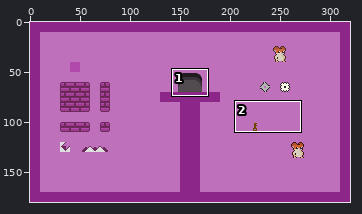
Pixel-art file -- ASSETS/teste.aseprite. Above, an overview of the earlier version with the close-up marked.
Close-up. Earlier state:
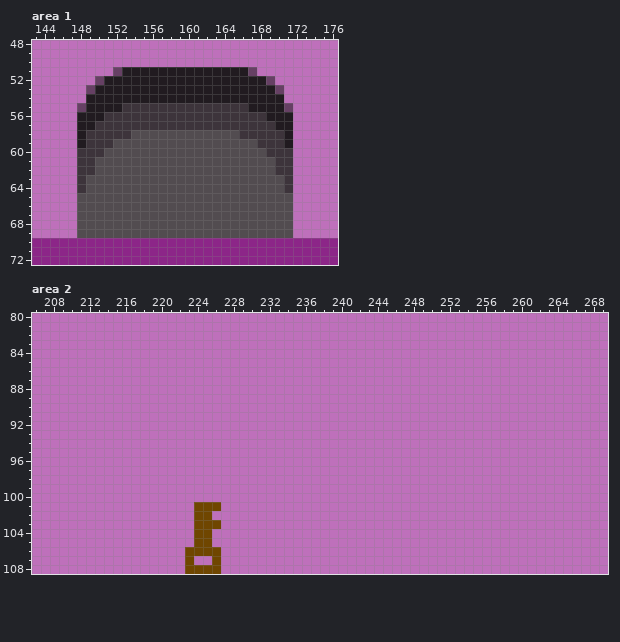
320x180 pixels, 1 frame. Colours within 5 levels of each other are drawn and written as one. Shown: area 1: x 143..176, y 48..72; area 2: x 206..269, y 80..108.
The result:
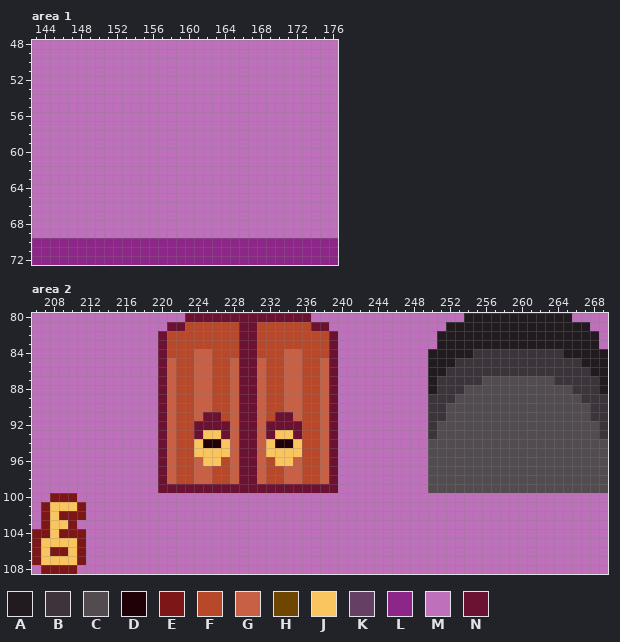
Palette (. is transparent): A #211b20  B #3d343b  C #524c50  D #1f0107  E #7d1717  F #b8482a  G #c76044  H #6f4600  J #fac55e  K #664064  L #8c2688  M #be70bb  N #6b1131
Changes in this commit:
Area 1, layer "Layer 2":
y 51: x 152..167 KAAAAAAAAAAAAAAK -> MMMMMMMMMMMMMMMM
y 52: x 150..169 KAAAAAAAAAAAAAAAAAAK -> MMMMMMMMMMMMMMMMMMMM
y 53: x 149..170 KAAAAAAAAAAAAAAAAAAAAK -> MMMMMMMMMMMMMMMMMMMMMM
y 54: x 149..170 AAAAAAAAAAAAAAAAAAAAAA -> MMMMMMMMMMMMMMMMMMMMMM
y 55: x 148..171 KAAAABBBBBBBBBBBBBBAAAAK -> MMMMMMMMMMMMMMMMMMMMMMMM
y 56: x 148..171 AAABBBBBBBBBBBBBBBBBBAAA -> MMMMMMMMMMMMMMMMMMMMMMMM
y 57: x 148..171 AABBBBBBBBBBBBBBBBBBBBAA -> MMMMMMMMMMMMMMMMMMMMMMMM
y 58: x 148..171 ABBBBBCCCCCCCCCCCCBBBBBA -> MMMMMMMMMMMMMMMMMMMMMMMM
y 59: x 148..171 ABBBCCCCCCCCCCCCCCCCBBBA -> MMMMMMMMMMMMMMMMMMMMMMMM
y 60: x 148..171 BBBCCCCCCCCCCCCCCCCCCBBB -> MMMMMMMMMMMMMMMMMMMMMMMM
y 61..62: x 148..171 BBCCCCCCCCCCCCCCCCCCCCBB -> MMMMMMMMMMMMMMMMMMMMMMMM
y 63..64: x 148..171 BCCCCCCCCCCCCCCCCCCCCCCB -> MMMMMMMMMMMMMMMMMMMMMMMM
y 65..69: x 148..171 CCCCCCCCCCCCCCCCCCCCCCCC -> MMMMMMMMMMMMMMMMMMMMMMMM
Area 2, layer "Layer 2":
y 80: x 223..236 MMMMMMMMMMMMMM -> NNNNNNNNNNNNNN; x 254..265 MMMMMMMMMMMM -> AAAAAAAAAAAA
y 81: x 221..238 MMMMMMMMMMMMMMMMMM -> NNFFFFFFNNFFFFFFNN; x 252..267 MMMMMMMMMMMMMMMM -> AAAAAAAAAAAAAAAA
y 82..83: x 220..239 MMMMMMMMMMMMMMMMMMMM -> NFFFFFFFFNNFFFFFFFFN; x 251..268 MMMMMMMMMMMMMMMMMM -> AAAAAAAAAAAAAAAAAA
y 84: x 220..239 MMMMMMMMMMMMMMMMMMMM -> NFFFGGFFFNNFFFGGFFFN; x 250..269 MMMMMMMMMMMMMMMMMMMM -> AAAAABBBBBBBBBBAAAAA
y 85: x 220..239 MMMMMMMMMMMMMMMMMMMM -> NGFFGGFFGNNGFFGGFFGN; x 250..269 MMMMMMMMMMMMMMMMMMMM -> AAABBBBBBBBBBBBBBAAA
y 86: x 220..239 MMMMMMMMMMMMMMMMMMMM -> NGFFGGFFGNNGFFGGFFGN; x 250..269 MMMMMMMMMMMMMMMMMMMM -> AABBBBBBBBBBBBBBBBAA
y 87: x 220..239 MMMMMMMMMMMMMMMMMMMM -> NGFFGGFFGNNGFFGGFFGN; x 250..269 MMMMMMMMMMMMMMMMMMMM -> ABBBBBCCCCCCCCBBBBBA
y 88: x 220..239 MMMMMMMMMMMMMMMMMMMM -> NGFFGGFFGNNGFFGGFFGN; x 250..269 MMMMMMMMMMMMMMMMMMMM -> ABBBCCCCCCCCCCCCBBBA
y 89: x 220..239 MMMMMMMMMMMMMMMMMMMM -> NGFFGGFFGNNGFFGGFFGN; x 250..269 MMMMMMMMMMMMMMMMMMMM -> BBBCCCCCCCCCCCCCCBBB
y 90: x 220..239 MMMMMMMMMMMMMMMMMMMM -> NGFFGGFFGNNGFFGGFFGN; x 250..269 MMMMMMMMMMMMMMMMMMMM -> BBCCCCCCCCCCCCCCCCBB
y 91: x 220..239 MMMMMMMMMMMMMMMMMMMM -> NGFFGNNFGNNGFNNGFFGN; x 250..269 MMMMMMMMMMMMMMMMMMMM -> BBCCCCCCCCCCCCCCCCBB
y 92: x 220..239 MMMMMMMMMMMMMMMMMMMM -> NGFFNNNNGNNGNNNNFFGN; x 250..269 MMMMMMMMMMMMMMMMMMMM -> BCCCCCCCCCCCCCCCCCCB
y 93: x 220..239 MMMMMMMMMMMMMMMMMMMM -> NGFFNJJNGNNGNJJNFFGN; x 250..269 MMMMMMMMMMMMMMMMMMMM -> BCCCCCCCCCCCCCCCCCCB
y 94: x 220..239 MMMMMMMMMMMMMMMMMMMM -> NGFFJDDJGNNGJDDJFFGN; x 250..269 MMMMMMMMMMMMMMMMMMMM -> CCCCCCCCCCCCCCCCCCCC
y 95: x 220..239 MMMMMMMMMMMMMMMMMMMM -> NGFFJJJJGNNGJJJJFFGN; x 250..269 MMMMMMMMMMMMMMMMMMMM -> CCCCCCCCCCCCCCCCCCCC
y 96: x 220..239 MMMMMMMMMMMMMMMMMMMM -> NGFFGJJFGNNGFJJGFFGN; x 250..269 MMMMMMMMMMMMMMMMMMMM -> CCCCCCCCCCCCCCCCCCCC
y 97..98: x 220..239 MMMMMMMMMMMMMMMMMMMM -> NGFFGGFFGNNGFFGGFFGN; x 250..269 MMMMMMMMMMMMMMMMMMMM -> CCCCCCCCCCCCCCCCCCCC
y 99: x 220..239 MMMMMMMMMMMMMMMMMMMM -> NNNNNNNNNNNNNNNNNNNN; x 250..269 MMMMMMMMMMMMMMMMMMMM -> CCCCCCCCCCCCCCCCCCCC
y 100: x 208..210 MMM -> EEE
y 101: x 207..211 MMMMM -> EJJJE; x 224..226 HHH -> MMM
y 102: x 207..211 MMMMM -> EJEEE; x 224..225 HH -> MM
y 103: x 207..210 MMMM -> EJJE; x 224..226 HHH -> MMM
y 104: x 206..211 MMMMMM -> EEJEEE; x 224..225 HH -> MM
y 105: x 206..211 MMMMMM -> EJJJJE; x 224..225 HH -> MM
y 106: x 206..211 MMMMMM -> EJEEJE; x 223..226 HHHH -> MMMM
y 107: x 206..211 MMMMMM -> EJJJJE; x 223 H -> M; x 226 H -> M
y 108: x 207..210 MMMM -> EEEE; x 223..226 HHHH -> MMMM
Pixel boxes of the changes (left, top, right, bottom) in both close-ups:
changed: (77, 67, 293, 238)
changed: (158, 313, 338, 574)
changed: (428, 313, 608, 493)
changed: (32, 493, 86, 574)
